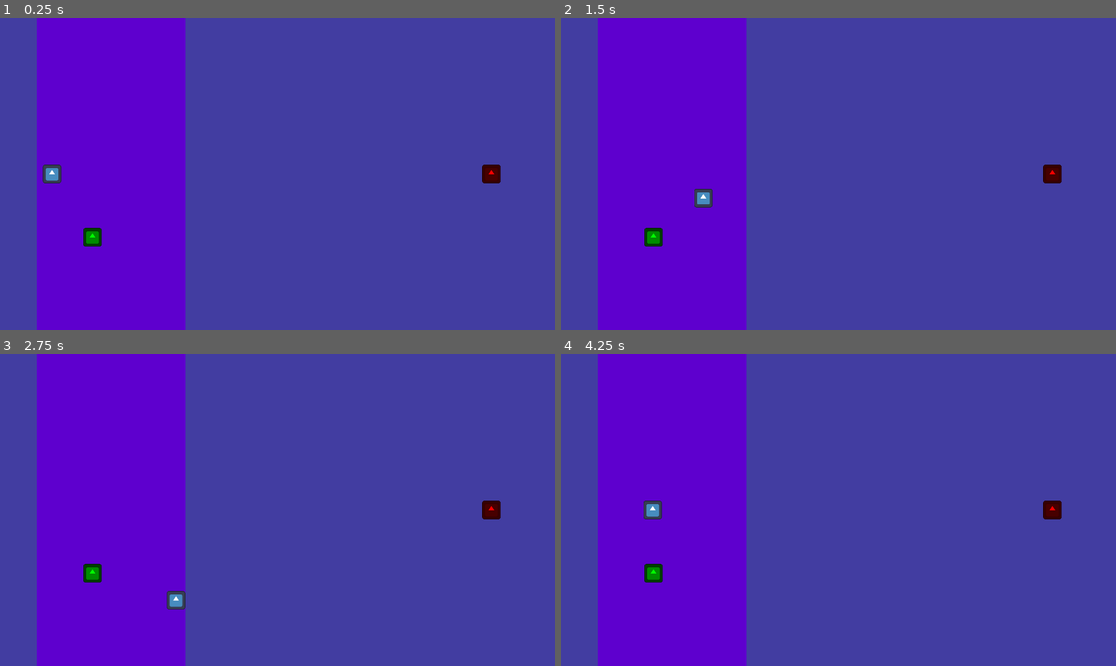
Above: before the commit, frames 1-4 (two rows, left to right).
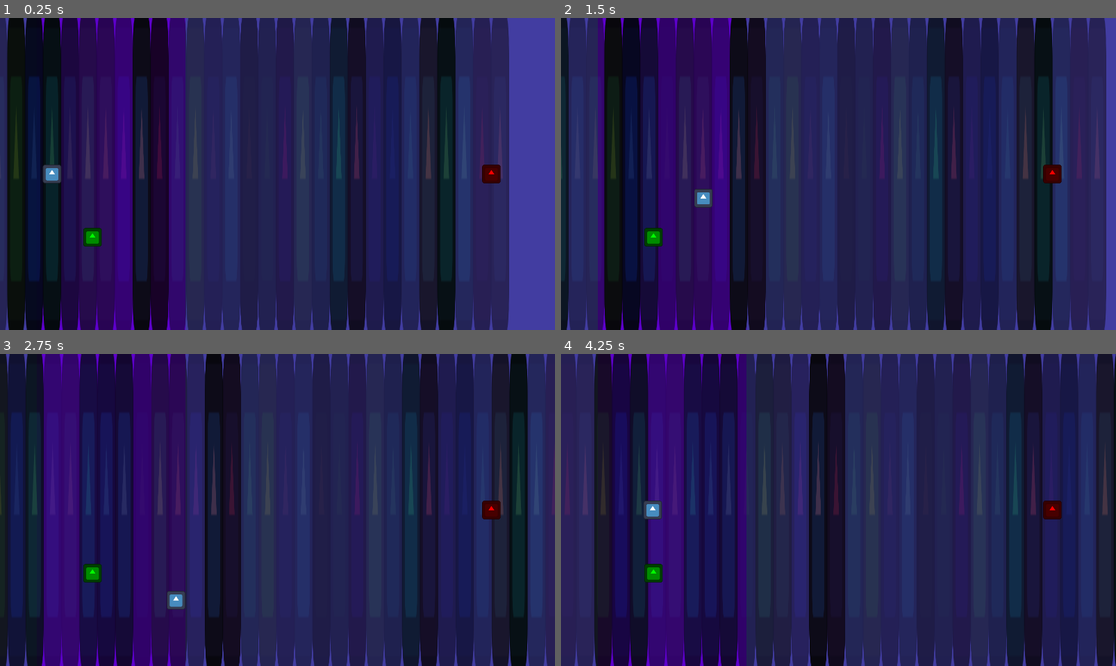
Above: after the commit, the same moments.

Repository: kyleking333/TreadmillDefense
Game: Godot game, scene res://level_1.tscn
Same seed, same stepped clock (60 frames per second), same inputs: the game is played once before the commit and once after it. The engine's default icon, where the game draws it, is replaced by a stand-in: a white triangle on a blue panel in a dark square.
Inputs:
- Up to frame 1 (0.25 s): no input
- Up to frame 2 (1.5 s): hold Right (move_right) 0.53-1.28 s; hold Down (move_down) from 1.28 s (still down)
- Up to frame 3 (2.75 s): release Down (move_down) at 2.03 s; hold Right (move_right) from 2.03 s (still down)
- Up to frame 4 (4.25 s): release Right (move_right) at 2.78 s; hold Up (move_up) 2.78-3.53 s; hold Left (move_left) from 3.53 s (still down)

The runs differ from the first frame. In frame 1, 90% of the frame differs, in the area x 0-92%, y 0-100%; in frame 2, 97%; in frame 3, 98%, in the area x 0-100%, y 0-100%; in frame 4, 98%.

Commit message:
Got pathlink generation and rotation working

Diff:
--- a/level_1.tscn
+++ b/level_1.tscn
@@ -40,6 +40,9 @@
 scale = Vector2(50, 123.2)
 shape = SubResource("RectangleShape2D_mlvnq")
 
+[node name="PathLinkMgr" parent="." node_paths=PackedStringArray("level_area") instance=ExtResource("5_27pg0")]
+level_area = NodePath("../ColorRect")
+
 [node name="NorthWall" type="StaticBody2D" parent="."]
 collision_layer = 8
 
@@ -79,6 +82,3 @@
 
 [node name="Camera2D" type="Camera2D" parent="."]
 offset = Vector2(960, 540)
-
-[node name="PathLinkMgr" parent="." node_paths=PackedStringArray("level_area") instance=ExtResource("5_27pg0")]
-level_area = NodePath("../ColorRect")
--- a/path_link.gd
+++ b/path_link.gd
@@ -2,4 +2,7 @@
 extends Area2D
 
 func get_size():
-	return $Sprite2D.texture.get_size()
+	return $Sprite2D.texture.get_size() * $Sprite2D.scale
+
+func _ready() -> void:
+	modulate = Color(randf(), randf(), randf(), clamp(randf(), 0.5, 1.0))
--- a/path_link_mgr.gd
+++ b/path_link_mgr.gd
@@ -11,13 +11,20 @@
 
 # Public
 var num_fully_visible_pathlinks
+var max_num_visible_pathlinks
+var path_speed: float = 100
 
 # Private
 @onready var _link_template = load("path_link.tscn")
 var _level_width: float
 var _links: Array[PathLink]
 var _link_width: float
+var _first_visible_link_index = 0
+
+
+# Constants
 const _min_links_to_insert = 4
+
 
 
 func _ready() -> void:
@@ -25,20 +32,35 @@
 	_link_width =first_link.get_size()[0]
 	first_link.position = level_area.position
 	_links.append(first_link)
+	add_child(first_link)
 	_level_width = level_area.get_size()[0]
 	num_fully_visible_pathlinks = _level_width / _link_width
+	max_num_visible_pathlinks = num_fully_visible_pathlinks + 1
 	for i in range(num_fully_visible_pathlinks-1):
 		var next_link = _link_template.instantiate()
 		next_link.position = level_area.position + Vector2(i * _link_width, 0)
 		_links.append(next_link)
+		add_child(next_link)
 
-	insert()  # should have more than the bare minimum
+	_insert_after(len(_links)-1)  # should have more than the bare minimum #links
+
+func insert():
+	_insert_after(len(_links)-1)  #TODO: not constant value, random index into hidden links
+
+# assumes always called on hidden indexes
+func _insert_after(pathlink_index: int, num_links=_min_links_to_insert):
+	for i in range(pathlink_index, len(_links)):
+		_links[i].position += Vector2(_link_width * num_links, 0)  # shift olds out of the way
+	for i in range(_min_links_to_insert):
+		var next_link = _link_template.instantiate()
+		next_link.position = level_area.position + Vector2(i * _link_width, 0)
+		_links.insert(pathlink_index + i, next_link)
+		add_child(next_link)
 
 func _process(delta: float) -> void:
-	pass  #TODO: move all links +x, check for past-visible, move to -x
-
-func insert():
-	_insert(0)  #TODO: not constant value, random index into hidden links
-
-func _insert(pathlink_index: int):
-	pass  #TODO: insert and configure '_min_links_to_insert' links
+	for link in _links:
+		link.position += Vector2(path_speed * delta, 0)
+	if _links[_first_visible_link_index].position.x > level_area.position.x:  # left a gap at the front
+		var index_before_first = (_first_visible_link_index - 1 + len(_links)) % len(_links)
+		_links[index_before_first].position = _links[_first_visible_link_index].position - Vector2(_link_width, 0)
+		_first_visible_link_index = index_before_first
